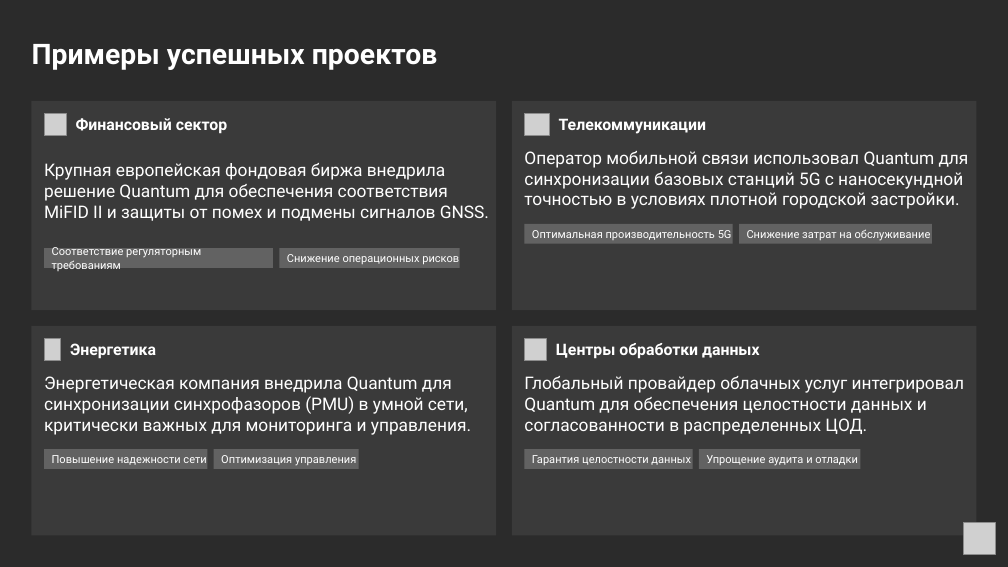
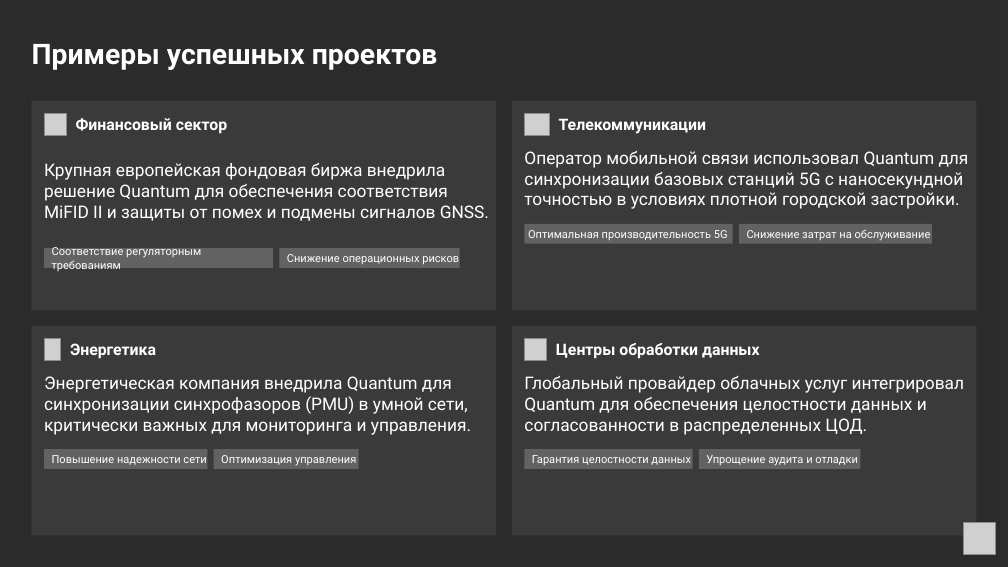
Before and after one commit to SiwaNetwork/QUANTUM, a slide deck: slide 4 of ДОКУМЕНТЫ/МАТЕРИАЛ СТАТЬИ/SHIWA_NETWORK_Quantum_Стратегическое_преимущество_в_обеспечении_надежной_синхронизации_времени_для_бизнеса.pptx. Drawn at 1008x567 pixels with LibreOffice and Linux fonts; fonts in the diff are those of the drawing; grey boxes stand for pictures; background and template pictures are left out; a plain dark background stands for a picture behind light text. Boxes give left, top, right and bottom in pixels: in the first picture for what was removed or moved away, otherwise in the second. Text is boxed around its words. In the diff, an @@ line names an element or a change of style, - is before the commit and + after.

```diff
--- a/ДОКУМЕНТЫ/МАТЕРИАЛ СТАТЬИ/SHIWA_NETWORK_Quantum_Стратегическое_преимущество_в_обеспечении_надежной_синхронизации_времени_для_бизнеса.pptx
+++ b/ДОКУМЕНТЫ/МАТЕРИАЛ СТАТЬИ/SHIWA_NETWORK_Quantum_Стратегическое_преимущество_в_обеспечении_надежной_синхронизации_времени_для_бизнеса.pptx
@@ text "Оптимальная производительность 5G": place and size @@
-text "Оптимальная производительность 5G" at box(532, 230, 732, 240)
+text "Оптимальная производительность 5G" at box(528, 230, 728, 240)
```
Also in this commit, not shown: 1 other slide changed, 2 other files.
